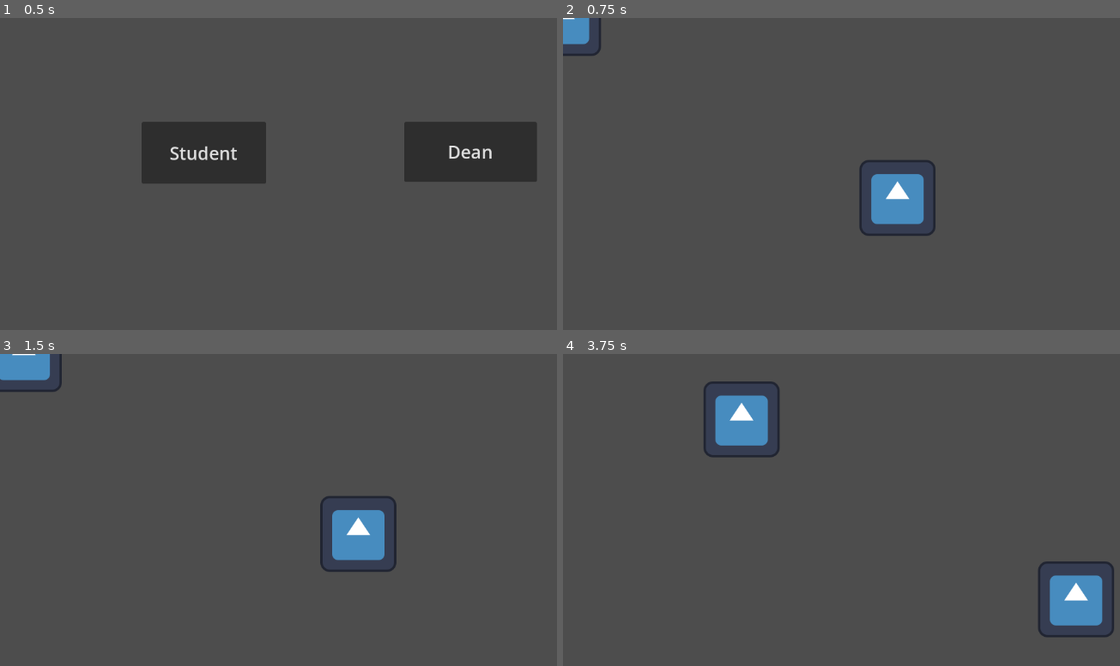
Above: before the commit, frames 1-4 (two rows, left to right).
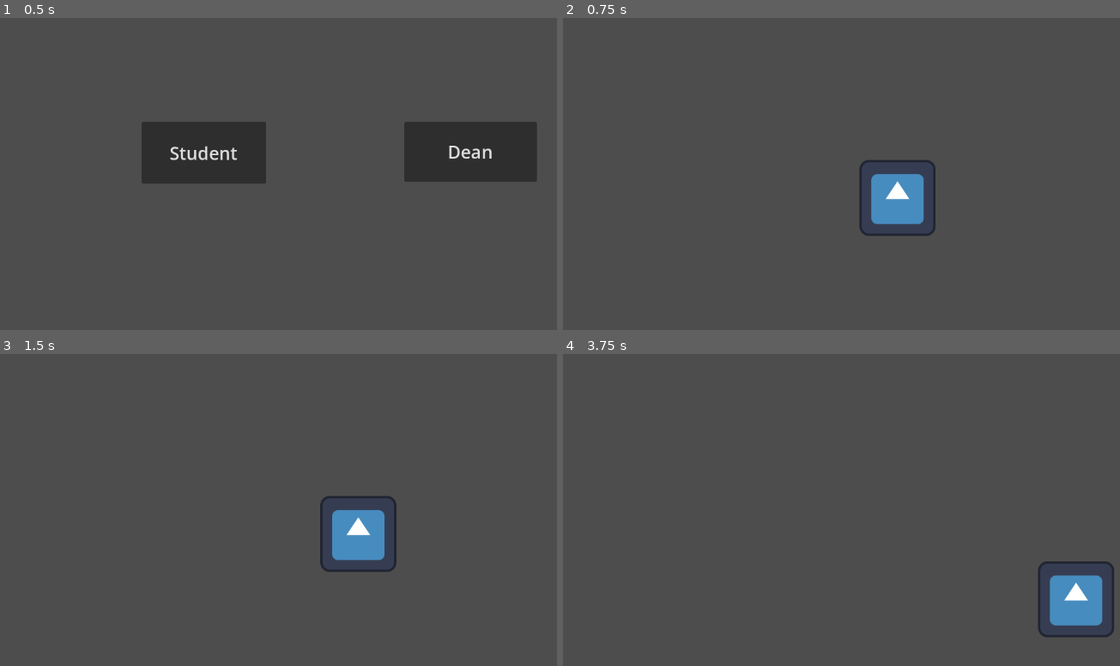
Above: after the commit, the same moments.

Repository: Deans-Paranoia/Deans-Paranoia
Game: Godot game, scene res://scenes/start_menu.tscn
The game is run twice, just before and just after one commit, with the same random seed, the same clock (stepped at 60 frames per second) and the same inputs. The engine's default icon, where the game draws it, is replaced by a stand-in: a white triangle on a blue panel in a dark square.
Inputs:
- Up to frame 1 (0.5 s): no input
- Up to frame 2 (0.75 s): click "Student" at 0.5 s
- Up to frame 3 (1.5 s): tap Enter at 1.25 s; hold D (right) from 1.28 s (still down); tap F (open_tablet, bound only after the commit) at 1.35 s
- Up to frame 4 (3.75 s): release D (right) at 2.03 s; hold S (down) 2.03-2.78 s; tap F (open_tablet, bound only after the commit) at 2.1, 2.85, 3.6 s; hold D (right) 2.78-3.53 s; hold W (up) from 3.53 s (still down)

Frame 1 is identical in both runs. In frame 2, 0.5% of the frame differs, in the area x 0-7%, y 0-13%; in frame 3, 0.9%; in frame 4, 2.0%, in the area x 25-39%, y 8-34%.

Commit message:
Dean can now open the tablet
Deleted Dean from level scene (forgot about him in last commit)
Added new action in input map "open_tablet" with F key
Dean can now open the tablet by pressing F

Diff:
--- a/project.godot
+++ b/project.godot
@@ -41,3 +41,8 @@
 "events": [Object(InputEventKey,"resource_local_to_scene":false,"resource_name":"","device":-1,"window_id":0,"alt_pressed":false,"shift_pressed":false,"ctrl_pressed":false,"meta_pressed":false,"pressed":false,"keycode":0,"physical_keycode":68,"key_label":0,"unicode":100,"echo":false,"script":null)
 ]
 }
+open_tablet={
+"deadzone": 0.5,
+"events": [Object(InputEventKey,"resource_local_to_scene":false,"resource_name":"","device":-1,"window_id":0,"alt_pressed":false,"shift_pressed":false,"ctrl_pressed":false,"meta_pressed":false,"pressed":false,"keycode":0,"physical_keycode":70,"key_label":0,"unicode":102,"echo":false,"script":null)
+]
+}
--- a/scenes/level.tscn
+++ b/scenes/level.tscn
@@ -1,11 +1,8 @@
-[gd_scene load_steps=3 format=3 uid="uid://podb4rxtyveg"]
+[gd_scene load_steps=2 format=3 uid="uid://podb4rxtyveg"]
 
 [ext_resource type="PackedScene" uid="uid://d3ccjideg1avb" path="res://scenes/player.tscn" id="1_8v81b"]
-[ext_resource type="PackedScene" uid="uid://dm1vrnv5e47gm" path="res://scenes/dean.tscn" id="2_pny1u"]
 
 [node name="level" type="Node2D"]
 
 [node name="Player" parent="." instance=ExtResource("1_8v81b")]
 position = Vector2(562, 303)
-
-[node name="Dean" parent="." instance=ExtResource("2_pny1u")]
--- a/scripts/deanInput.gd
+++ b/scripts/deanInput.gd
@@ -1,4 +1,8 @@
 extends Node2D
+
+func _process(delta):
+	if Input.is_action_just_pressed("open_tablet"):
+		open_deans_tablet()
 
 func open_deans_tablet():
 	print("Tablet opened")
